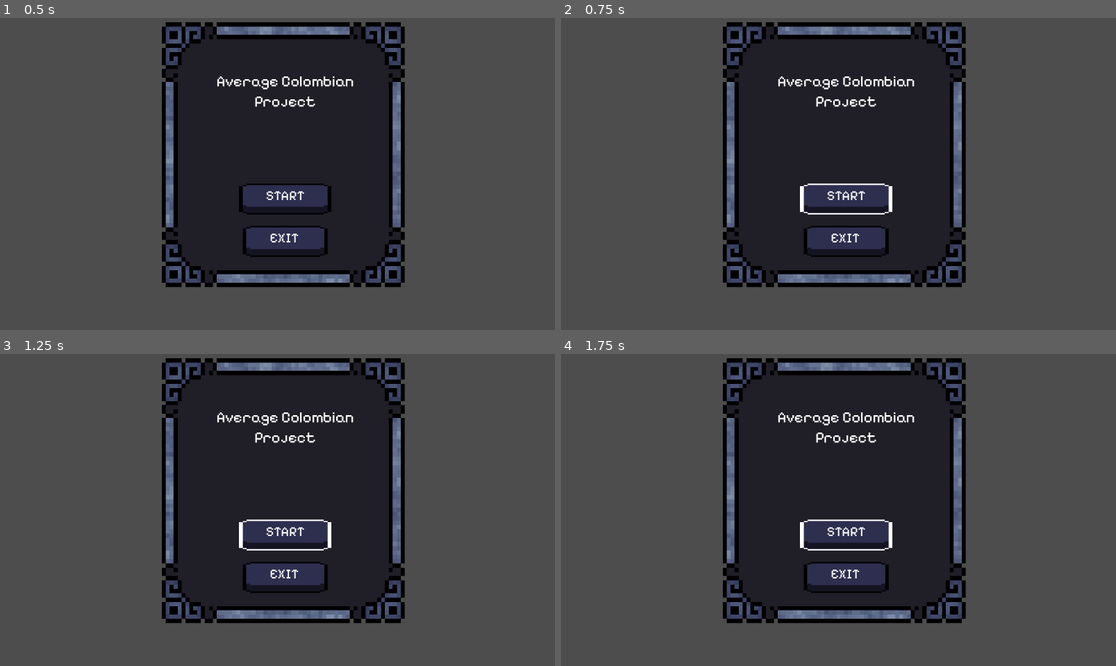
Above: before the commit, frames 1-4 (two rows, left to right).
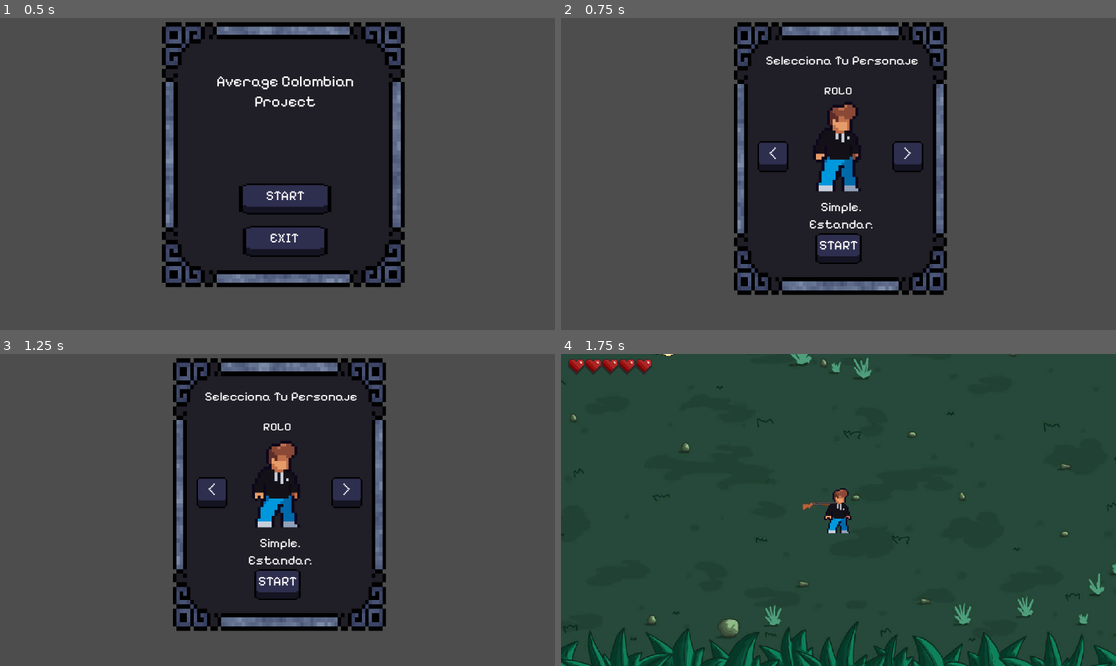
Above: after the commit, the same moments.

Repository: HJBallen/Godot_Project
Game: Godot game, scene res://scenes/main.tscn
Two runs of this game, one before a commit and one after it. Both use one fixed random seed, a clock stepped at 60 frames per second and the inputs below. Before the commit the project starts from res://scenes/mainMenu.tscn. Sound files missing from this copy of the repository are replaced by a short silence.
Inputs:
- Up to frame 1 (0.5 s): no input
- Up to frame 2 (0.75 s): click "START" at 0.5 s
- Up to frame 3 (1.25 s): no input
- Up to frame 4 (1.75 s): click "START" at 1.25 s

Frame 1 is identical in both runs. In frame 2, 16% of the frame differs, in the area x 29-73%, y 1-89%; in frame 3, 16%; in frame 4, 99%, in the area x 0-100%, y 0-100%.
Error before the commit: Invalid call. Nonexistent function 'seleccionarPersonaje' in base 'Window'. (res://scripts/mainMenu.gd:4)

Commit message:
se cambio la escena principal

Diff:
--- a/project.godot
+++ b/project.godot
@@ -11,7 +11,7 @@
 [application]
 
 config/name="Avarage Colombian Project"
-run/main_scene="res://scenes/mainMenu.tscn"
+run/main_scene="res://scenes/main.tscn"
 config/features=PackedStringArray("4.2", "Forward Plus")
 config/icon="res://icon.svg"
 
